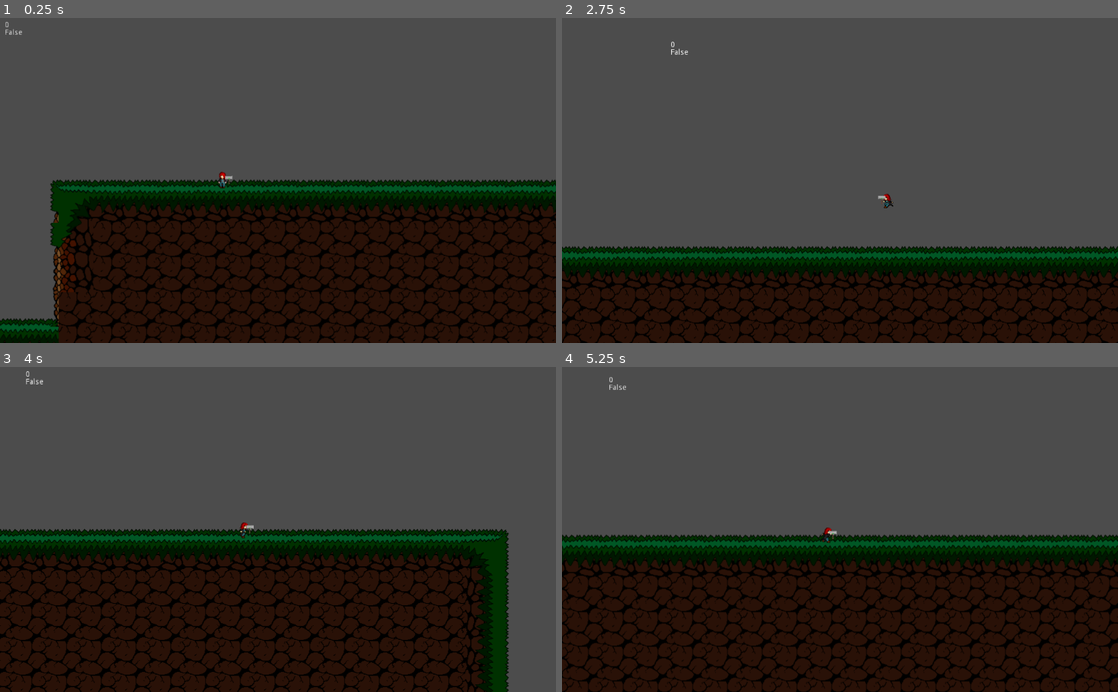
Above: before the commit, frames 1-4 (two rows, left to right).
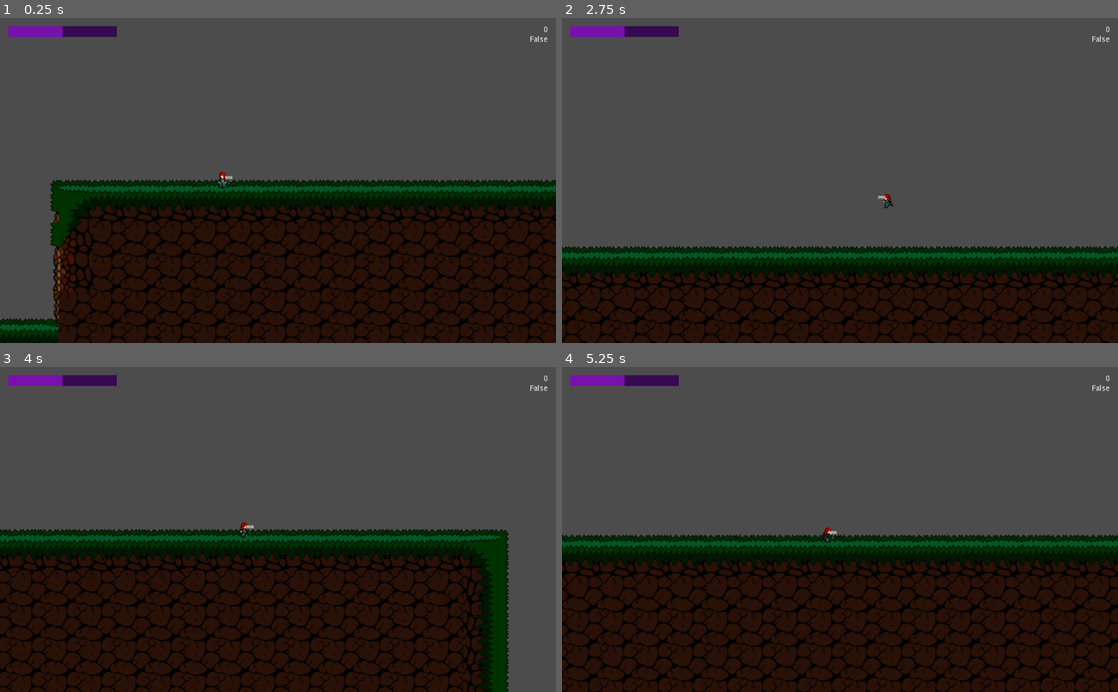
Above: after the commit, the same moments.

Repository: Jantho1990/Hammertime-Prototype
Game: Godot game, scene res://screens/GameScreen.tscn
Same seed, same stepped clock (60 frames per second), same inputs: the game is played once before the commit and once after it.
Inputs (mouse positions are in pixels of both pictures, inside the frame that each line leads up to):
- Up to frame 1 (0.25 s): no input
- Up to frame 2 (2.75 s): tap Enter (ui_accept) at 0.5, 0.77, 1.52 s; move the mouse to (962, 164) at 0.52 s; hold D (ui_right) 0.53-2.03 s; click (962, 164) at 0.6 s; move the mouse to (728, 196) at 1.27 s; click (728, 196) at 1.35 s; move the mouse to (895, 109) at 2.02 s; hold A (ui_left) from 2.03 s (still down); right-click (895, 109) at 2.1 s; click (895, 109) at 2.3 s
- Up to frame 3 (4 s): move the mouse to (250, 594) at 2.77 s; release A (ui_left) at 2.78 s; hold D (ui_right) from 2.78 s (still down); click (250, 594) at 2.85 s; tap Enter (ui_accept) at 3.02, 3.77 s; move the mouse to (444, 578) at 3.52 s; click (444, 578) at 3.6 s
- Up to frame 4 (5.25 s): move the mouse to (673, 480) at 4.27 s; release D (ui_right) at 4.28 s; hold A (ui_left) 4.28-5.03 s; right-click (673, 480) at 4.35 s; tap Enter (ui_accept) at 4.52 s; click (673, 480) at 4.55 s; move the mouse to (867, 529) at 5.02 s; hold D (ui_right) from 5.03 s (still down); click (867, 529) at 5.1 s

The runs differ from the first frame. In frame 1, 0.7% of the frame differs, in the area x 1-99%, y 1-8%; in frame 2, 0.7%, in the area x 1-99%, y 2-12%; in frame 3, 0.7%; in frame 4, 0.7%.

Commit message:
adding interface elements; added spellcaster energy bar

Diff:
--- a/screens/GameScreen.tscn
+++ b/screens/GameScreen.tscn
@@ -4,38 +4,17 @@
 [ext_resource path="res://maps/SimpleMap.tscn" type="PackedScene" id=2]
 [ext_resource path="res://screens/GameScreen.gd" type="Script" id=3]
 [ext_resource path="res://screens/HammerThrowContainer.gd" type="Script" id=4]
-[ext_resource path="res://tests/DebugLabel.gd" type="Script" id=5]
+[ext_resource path="res://ui/Interface.tscn" type="PackedScene" id=6]
 
 [node name="GameScreen" type="Node2D"]
 script = ExtResource( 3 )
+
+[node name="Interface" parent="." instance=ExtResource( 6 )]
 
 [node name="SimpleMap" parent="." instance=ExtResource( 2 )]
 
 [node name="Player" parent="." instance=ExtResource( 1 )]
 position = Vector2( 2413.25, 1522.45 )
 
-[node name="DebugLabel" type="Label" parent="Player"]
-margin_left = -400.968
-margin_top = -293.123
-margin_right = -360.968
-margin_bottom = -279.123
-text = "LABEL"
-script = ExtResource( 5 )
-__meta__ = {
-"_edit_use_anchors_": false
-}
-
-[node name="DebugLabel2" type="Label" parent="Player"]
-margin_left = -400.968
-margin_top = -279.123
-margin_right = -353.968
-margin_bottom = -265.123
-text = "LABEL2"
-script = ExtResource( 5 )
-__meta__ = {
-"_edit_use_anchors_": false
-}
-listen_name = "debug_label2"
-
 [node name="HammerThrowContainer" type="Node2D" parent="."]
 script = ExtResource( 4 )
--- /dev/null
+++ b/ui/Interface.tscn
@@ -0,0 +1,61 @@
+[gd_scene load_steps=3 format=2]
+
+[ext_resource path="res://ui/SpellcasterEnergyBar.tscn" type="PackedScene" id=1]
+[ext_resource path="res://tests/DebugLabel.gd" type="Script" id=2]
+
+[node name="Interface" type="CanvasLayer"]
+
+[node name="UI" type="MarginContainer" parent="."]
+anchor_right = 1.0
+anchor_bottom = 1.0
+custom_constants/margin_right = 15
+custom_constants/margin_top = 15
+custom_constants/margin_left = 15
+custom_constants/margin_bottom = 15
+__meta__ = {
+"_edit_use_anchors_": false
+}
+
+[node name="EnergyBarContainer" type="HBoxContainer" parent="UI"]
+margin_left = 15.0
+margin_top = 15.0
+margin_right = 1009.0
+margin_bottom = 585.0
+
+[node name="SpellcasterEnergyBar" parent="UI/EnergyBarContainer" instance=ExtResource( 1 )]
+margin_right = 200.0
+margin_bottom = 20.0
+
+[node name="DebugContainer" type="MarginContainer" parent="."]
+margin_left = 924.0
+margin_right = 1024.0
+margin_bottom = 100.0
+custom_constants/margin_right = 15
+custom_constants/margin_top = 15
+custom_constants/margin_left = 15
+custom_constants/margin_bottom = 15
+__meta__ = {
+"_edit_use_anchors_": false
+}
+
+[node name="VBoxContainer" type="VBoxContainer" parent="DebugContainer"]
+margin_left = 15.0
+margin_top = 15.0
+margin_right = 85.0
+margin_bottom = 85.0
+
+[node name="DebugLabel" type="Label" parent="DebugContainer/VBoxContainer"]
+margin_right = 70.0
+margin_bottom = 14.0
+text = "DEBUG"
+align = 2
+script = ExtResource( 2 )
+
+[node name="DebugLabel2" type="Label" parent="DebugContainer/VBoxContainer"]
+margin_top = 18.0
+margin_right = 70.0
+margin_bottom = 32.0
+text = "DEBUG2"
+align = 2
+script = ExtResource( 2 )
+listen_name = "debug_label2"
--- /dev/null
+++ b/ui/SpellcasterEnergyBar.tscn
@@ -0,0 +1,20 @@
+[gd_scene load_steps=3 format=2]
+
+[sub_resource type="StyleBoxFlat" id=1]
+bg_color = Color( 0.478125, 0.0666667, 0.686275, 1 )
+
+[sub_resource type="StyleBoxFlat" id=2]
+bg_color = Color( 0.215686, 0.0392157, 0.317647, 1 )
+
+[node name="SpellcasterEnergyBar" type="ProgressBar"]
+margin_right = 4.0
+margin_bottom = 14.0
+rect_min_size = Vector2( 200, 20 )
+custom_styles/fg = SubResource( 1 )
+custom_styles/bg = SubResource( 2 )
+step = 1.0
+value = 50.0
+percent_visible = false
+__meta__ = {
+"_edit_use_anchors_": false
+}
